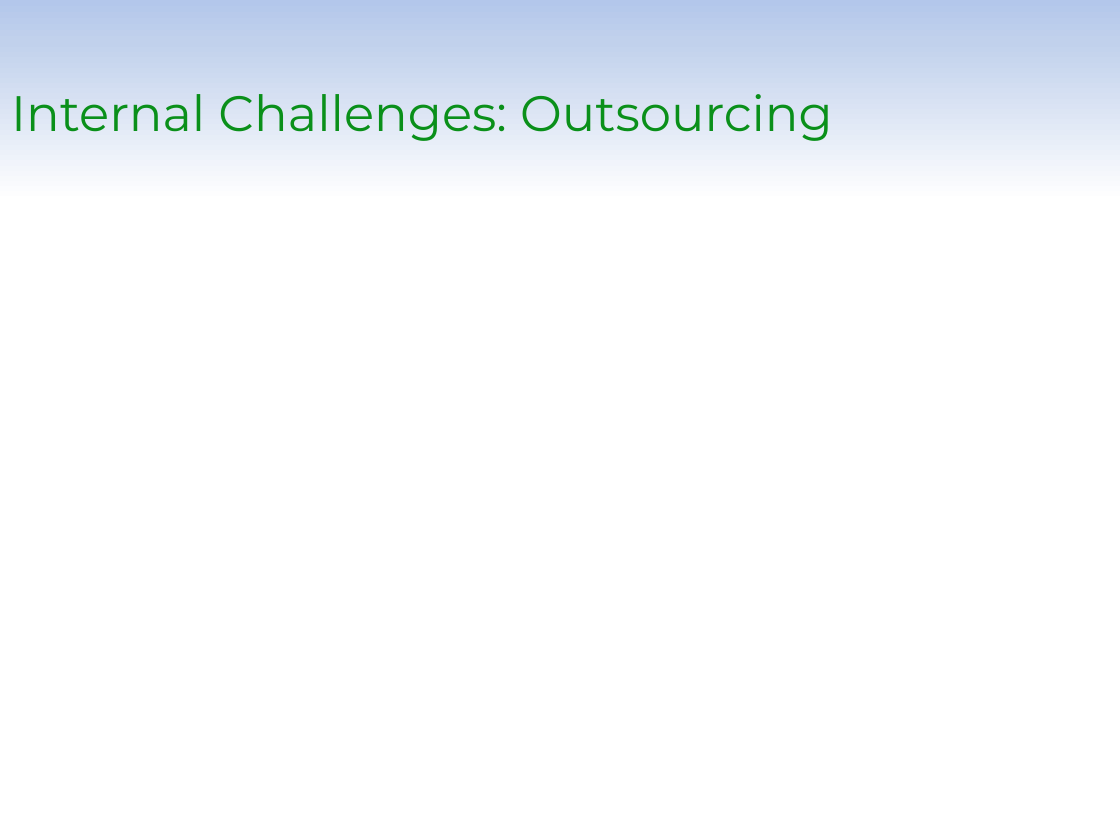
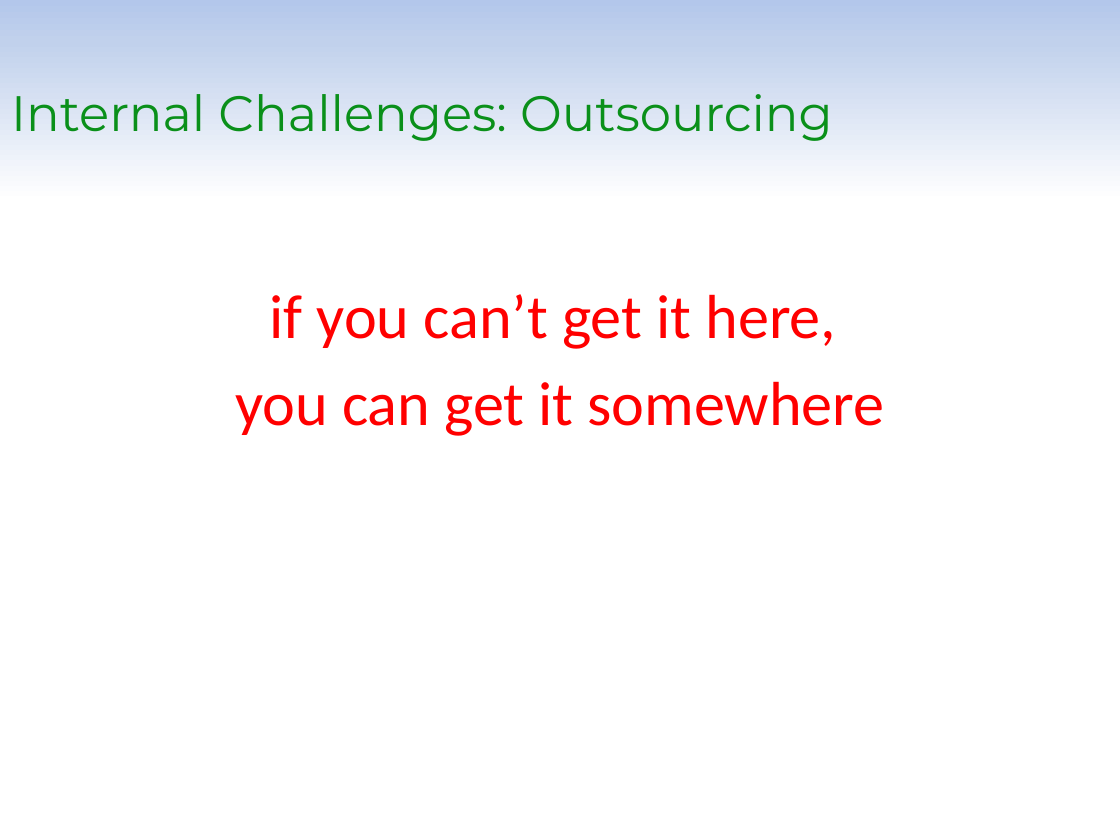
Before and after one commit to Jiangtang/SESUG, a slide deck: slide 12 of 2015/PA102.pptx (slide 9 before the commit). Drawn at 1120x840 pixels with LibreOffice and Linux fonts; fonts in the diff are those of the drawing; background and template pictures are left out. Boxes give left, top, right and bottom in pixels: in the first picture for what was removed or moved away, otherwise in the second. Text is boxed around its words. In the diff, an @@ line names an element or a change of style, - is before the commit and + after.

```diff
--- a/2015/PA102.pptx
+++ b/2015/PA102.pptx
@@ text added at (x1=235, y1=294, x2=884, y2=436), 40 pt, text #FF0000 @@
+if you can’t get it here,
+you can get it somewhere
```
Also in this commit, not shown: 7 other slides changed, 7 slides added, 2 other files.
